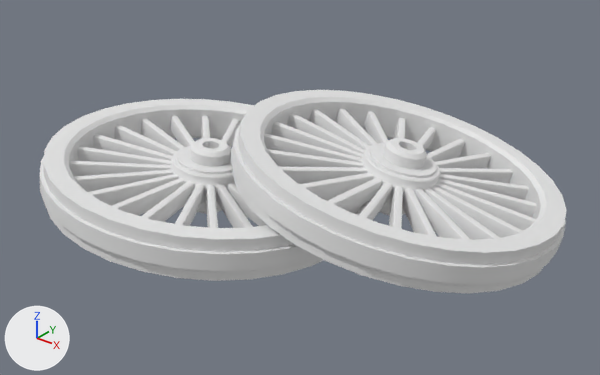
The Blender file rct2/scenery/MineTheming/Wheels/tmw.blend as it was, and as the next commit left it.
Before and after are seen from a camera (50 mm lens) standing at (3.69, -4.6, 3.13) and looking at (0.05, -0.06, 0.32). Every picture has the same lights, and +X, +Y and +Z are marked at lower left.
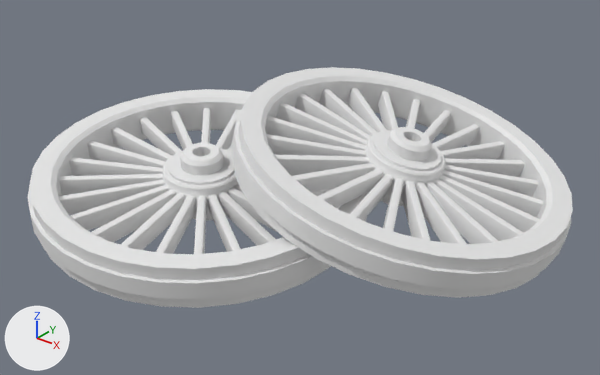
Patch to the scene script:
```diff
--- a/rct2/scenery/MineTheming/Wheels/tmw.blend.py
+++ b/rct2/scenery/MineTheming/Wheels/tmw.blend.py
@@ ob_cylinder_002 @@
 ob_cylinder_002 = bpy.data.objects.new('Cylinder.002', me_cylinder_002)
-ob_cylinder_002.location = (0.651, 0.39, 0.414)
-ob_cylinder_002.rotation_euler = (-0.107, 0.195, 0.0156)  # degrees (-6.1, 11, 0.9)
-ob_cylinder_002.scale = (0.928, 0.928, 0.928)
+ob_cylinder_002.location = (0.641, 0.458, 0.474)
+ob_cylinder_002.rotation_euler = (-0.0472, 0.259, -0.0533)  # degrees (-2.7, 15, -3.1)
+ob_cylinder_002.scale = (0.951, 0.951, 0.951)
@@ ob_cylinder_001 @@
 ob_cylinder_001 = bpy.data.objects.new('Cylinder.001', me_cylinder_001)
-ob_cylinder_001.location = (-0.642, -0.356, 0.32)
-ob_cylinder_001.rotation_euler = (-0.0566, 0.0977, 0.0196)  # degrees (-3.2, 5.6, 1.1)
-ob_cylinder_001.scale = (0.928, 0.928, 0.928)
+ob_cylinder_001.location = (-0.598, -0.463, 0.318)
+ob_cylinder_001.rotation_euler = (0.0889, 0.0939, -0.04)  # degrees (5.1, 5.4, -2.3)
+ob_cylinder_001.scale = (0.951, 0.951, 0.951)
```

Location of each change, [x1, y1, x2, y2] in pixels of the pictures (600 x 375 px):
'Cylinder.003', moved, turned, rescaled
    before: [231, 90, 567, 294]
    after: [231, 67, 573, 298]
'Cylinder', moved, turned, rescaled
    before: [40, 99, 368, 281]
    after: [27, 89, 369, 308]
'Cube.001', moved, turned, rescaled
    before: [264, 109, 537, 240]
    after: [265, 88, 543, 244]
'Cube', moved, turned, rescaled
    before: [69, 116, 330, 228]
    after: [59, 108, 332, 254]
'Cylinder.002', moved, turned, rescaled
    before: [362, 138, 440, 216]
    after: [365, 127, 446, 206]
'Cylinder.001', moved, turned, rescaled
    before: [171, 138, 235, 214]
    after: [163, 143, 238, 221]
